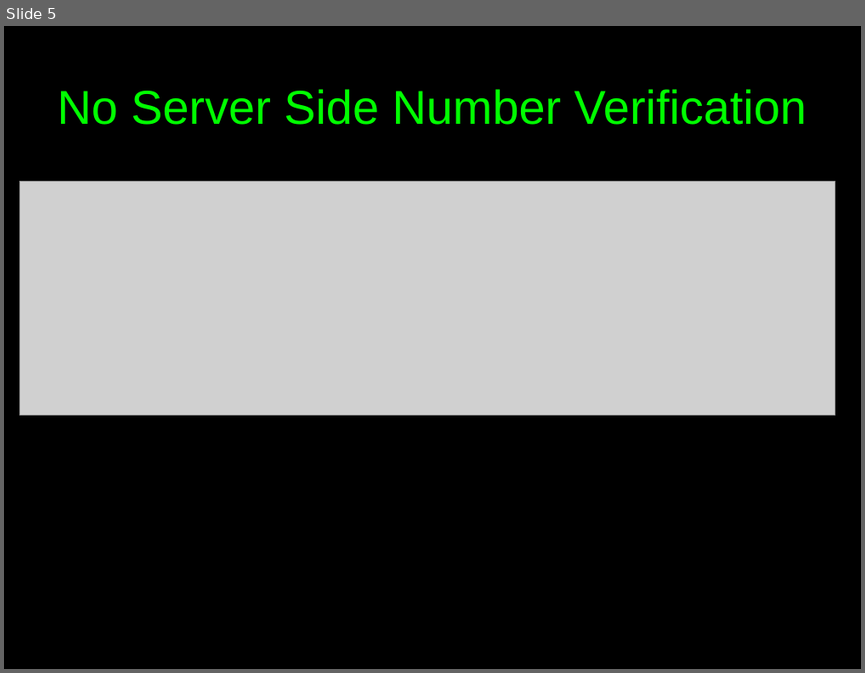
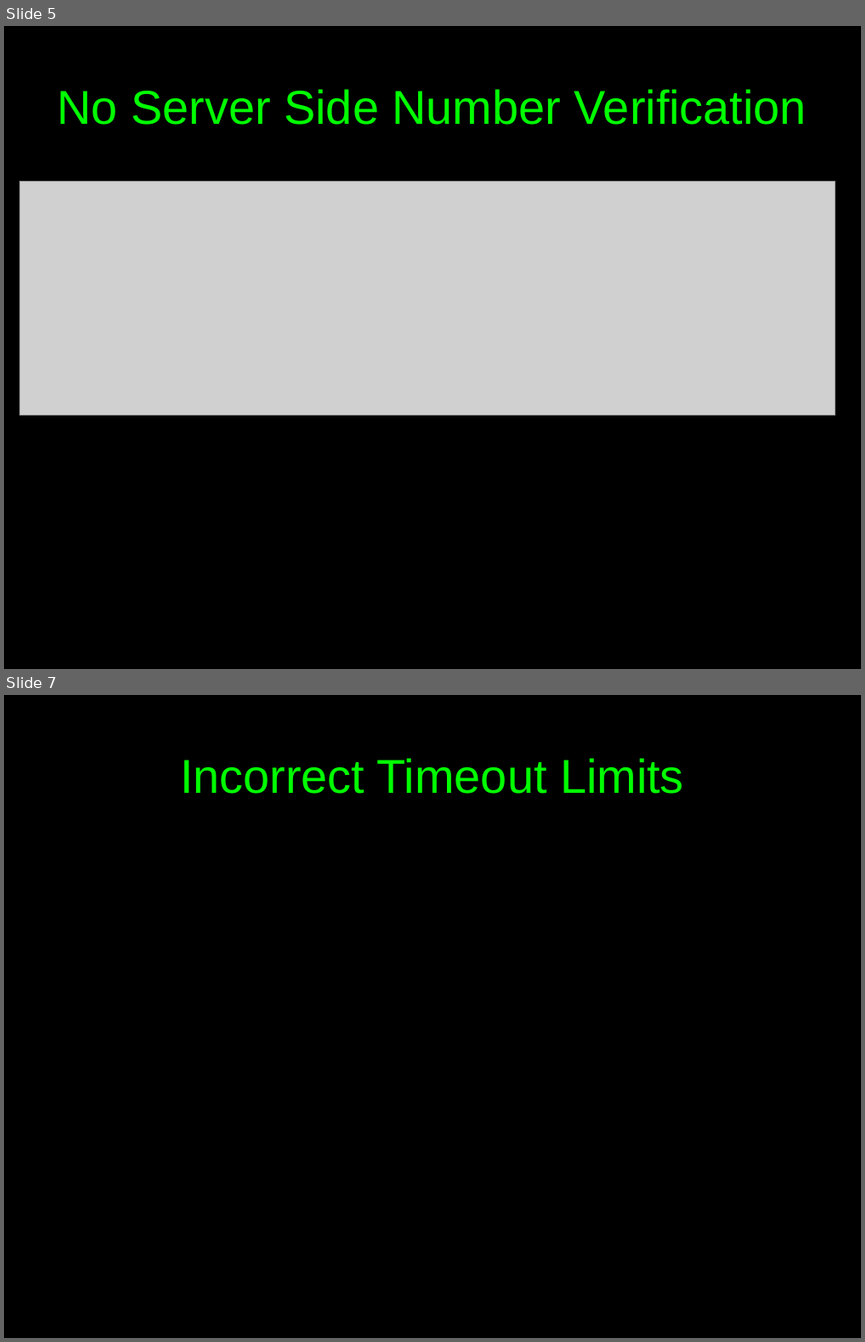
Before and after one commit to c00w/Crypto-Final-Project, a slide deck: Attack Presentation.odp. Shown one above the other, each under a label of ours: slide 5 before the commit, slides 5 and 7 after it; the slides between them are not shown. The pictures are 865x673 and 865x1342 pixels, drawn with LibreOffice and Linux fonts; fonts in the diff are those of the drawing; grey boxes stand for pictures. Boxes give left, top, right and bottom in pixels: in the first picture for what was removed or moved away, otherwise in the second. Text is boxed around its words. In the diff, an @@ line names an element or a change of style, - is before the commit and + after.

```diff
--- a/Attack Presentation.odp
+++ b/Attack Presentation.odp
@@ slide 7 added at <box>4,695,861,1338</box>, background #000000 @@
@@ title added at <box>180,758,684,794</box>, 44 pt, text #00FF00 @@
+Incorrect Timeout Limits
```
Also in this commit, not shown: 2 other slides added, 1 slide removed.
